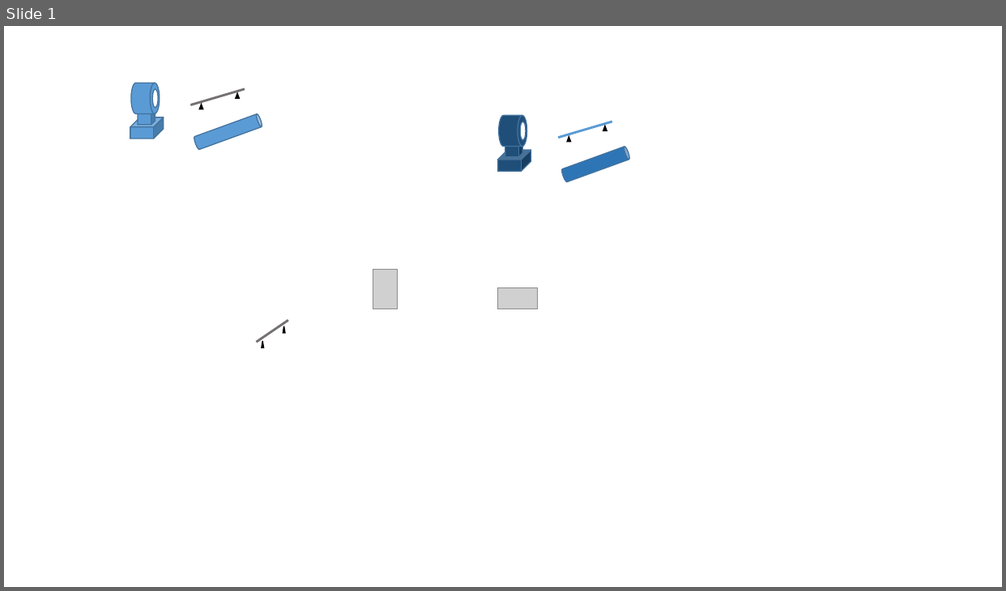
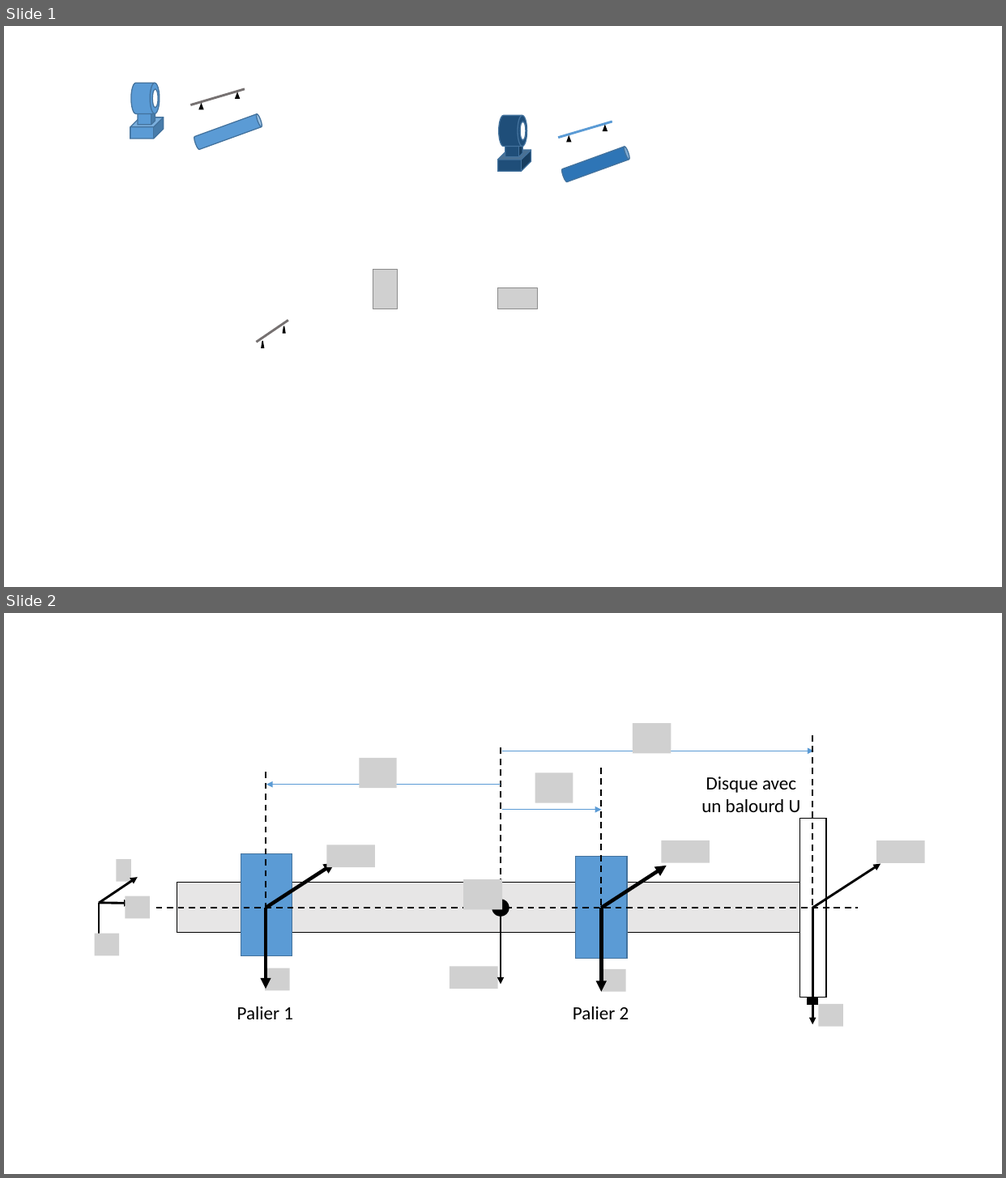
Before and after one commit to SilunZ/SoutenanceThese, a slide deck: Support/Figures.pptx. Shown one above the other, each under a label of ours: slide 1 before the commit, slides 1 and 2 after it. The pictures are 1006x591 and 1006x1178 pixels, drawn with LibreOffice and Linux fonts; fonts in the diff are those of the drawing; grey boxes stand for pictures. Boxes give left, top, right and bottom in pixels: in the first picture for what was removed or moved away, otherwise in the second. Text is boxed around its words. In the diff, an @@ line names an element or a change of style, - is before the commit and + after.

```diff
--- a/Support/Figures.pptx
+++ b/Support/Figures.pptx
@@ slide 2 added at (x1=4, y1=613, x2=1002, y2=1174), background #FFFFFF @@
@@ group added at (x1=95, y1=723, x2=925, y2=1027): 14 pictures, 13 arrows, 5 rectangles, 5 lines, 3 texts, 1 ellipse @@
+Palier 1
+Palier 2
+Disque avec un balourd U
```
Also in this commit, not shown: 3 other slides added, 2 other files.
